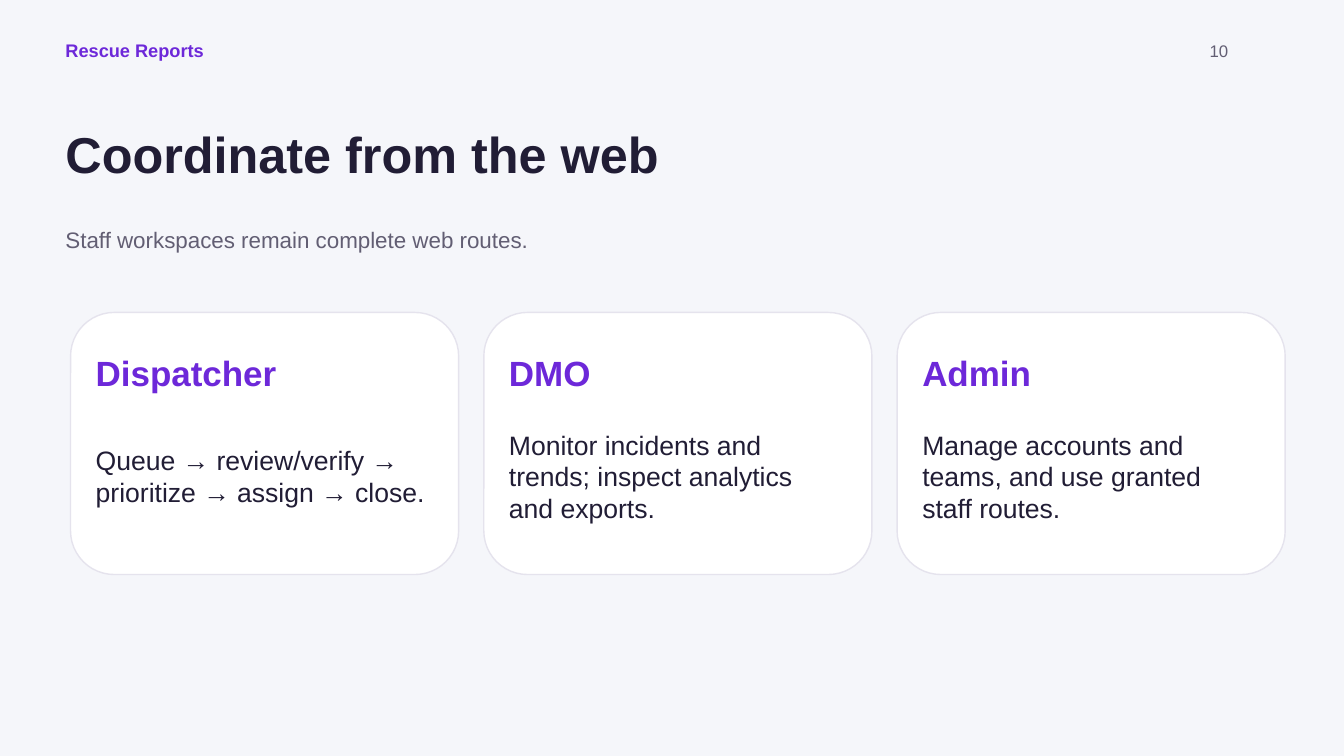
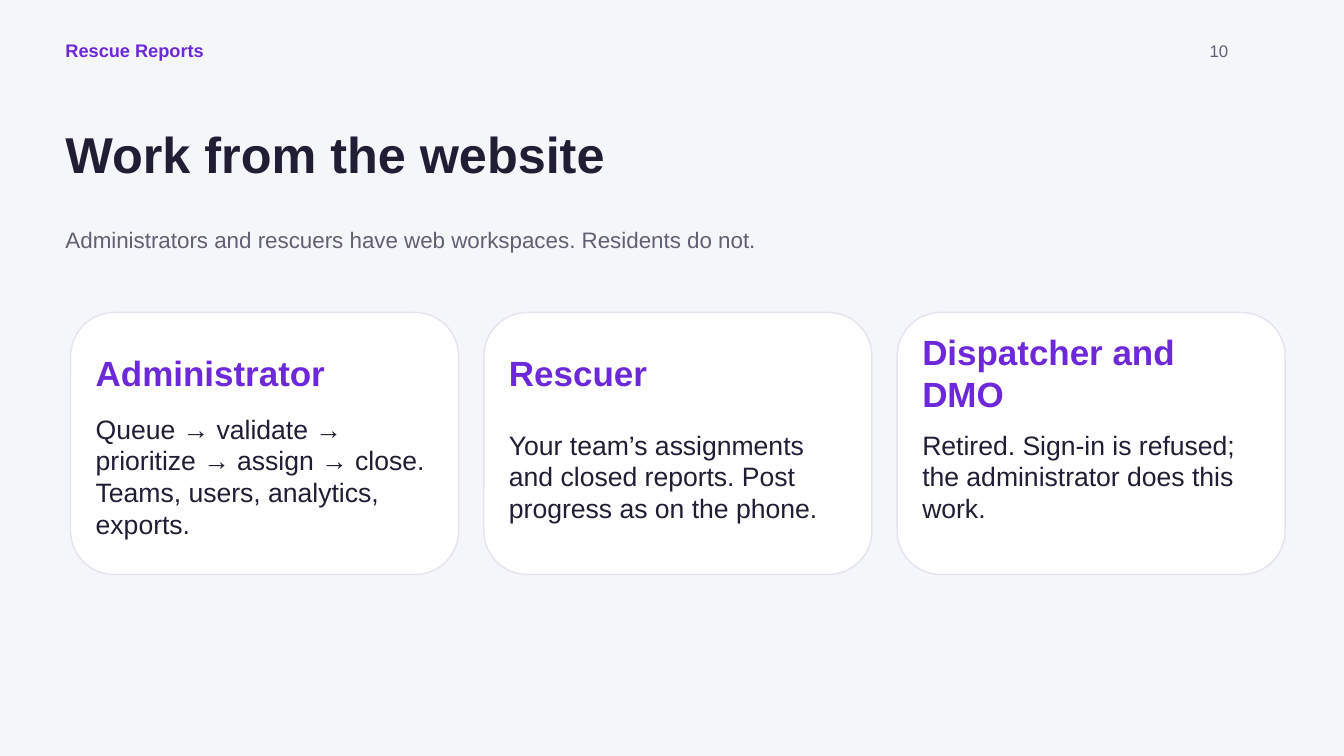
Before and after one commit to andireyes06-maker/disaster-rescue, a slide deck: slide 10 of docs/user-guide/Rescue-Reports-User-Guide.pptx. Drawn at 1344x756 pixels with LibreOffice and Linux fonts; fonts in the diff are those of the drawing. Boxes give left, top, right and bottom in pixels: in the first picture for what was removed or moved away, otherwise in the second. Text is boxed around its words. In the diff, an @@ line names an element or a change of style, - is before the commit and + after.

```diff
--- a/docs/user-guide/Rescue-Reports-User-Guide.pptx
+++ b/docs/user-guide/Rescue-Reports-User-Guide.pptx
@@ text at (x1=65, y1=136, x2=605, y2=174): text changed @@
-Coordinate from the web
+Work from the website
@@ text at (x1=65, y1=232, x2=755, y2=253): text changed @@
-Staff workspaces remain complete web routes.
+Administrators and rescuers have web workspaces. Residents do not.
@@ text at (x1=922, y1=339, x2=1175, y2=408): text changed @@
-Admin
+Dispatcher and DMO
@@ text at (x1=96, y1=360, x2=325, y2=387): text changed @@
-Dispatcher
+Administrator
@@ text at (x1=509, y1=362, x2=647, y2=387): text changed @@
-DMO
+Rescuer
@@ text at (x1=96, y1=419, x2=424, y2=540): text changed @@
-Queue → review/verify → prioritize → assign → close.
+Queue → validate → prioritize → assign → close. Teams, users, analytics, exports.
@@ text at (x1=509, y1=435, x2=817, y2=524): text changed @@
-Monitor incidents and trends; inspect analytics and exports.
+Your team’s assignments and closed reports. Post progress as on the phone.
@@ text at (x1=922, y1=435, x2=1235, y2=519): text changed @@
-Manage accounts and teams, and use granted staff routes.
+Retired. Sign-in is refused; the administrator does this work.
```
Also in this commit, not shown: 3 other slides changed, 2 other files.
